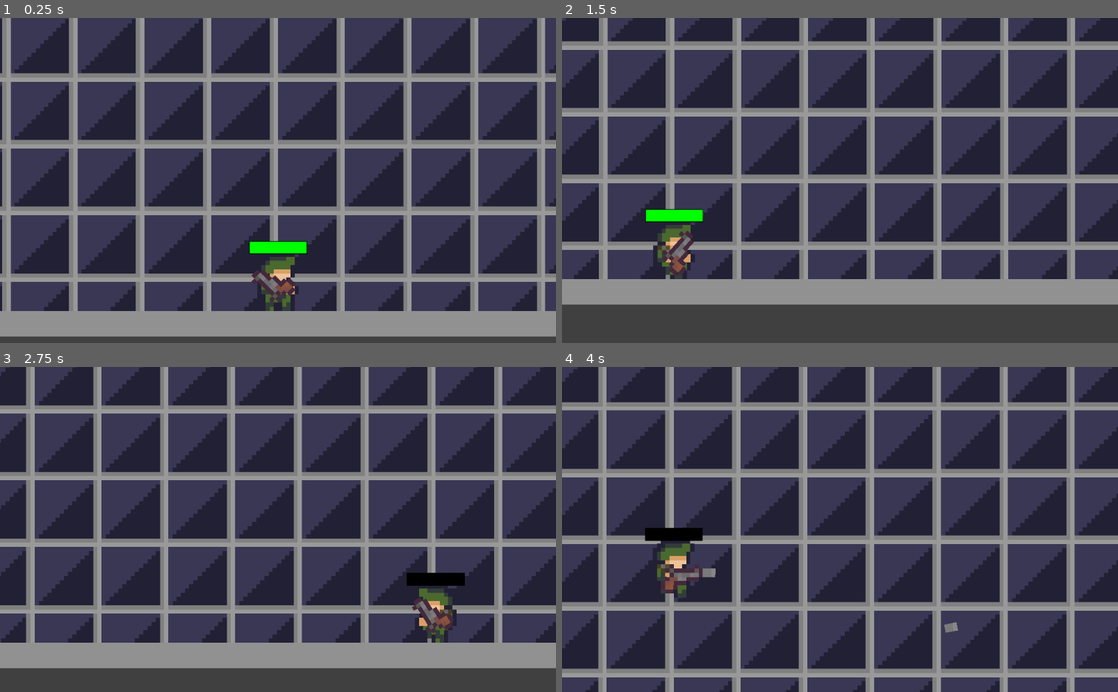
Above: before the commit, frames 1-4 (two rows, left to right).
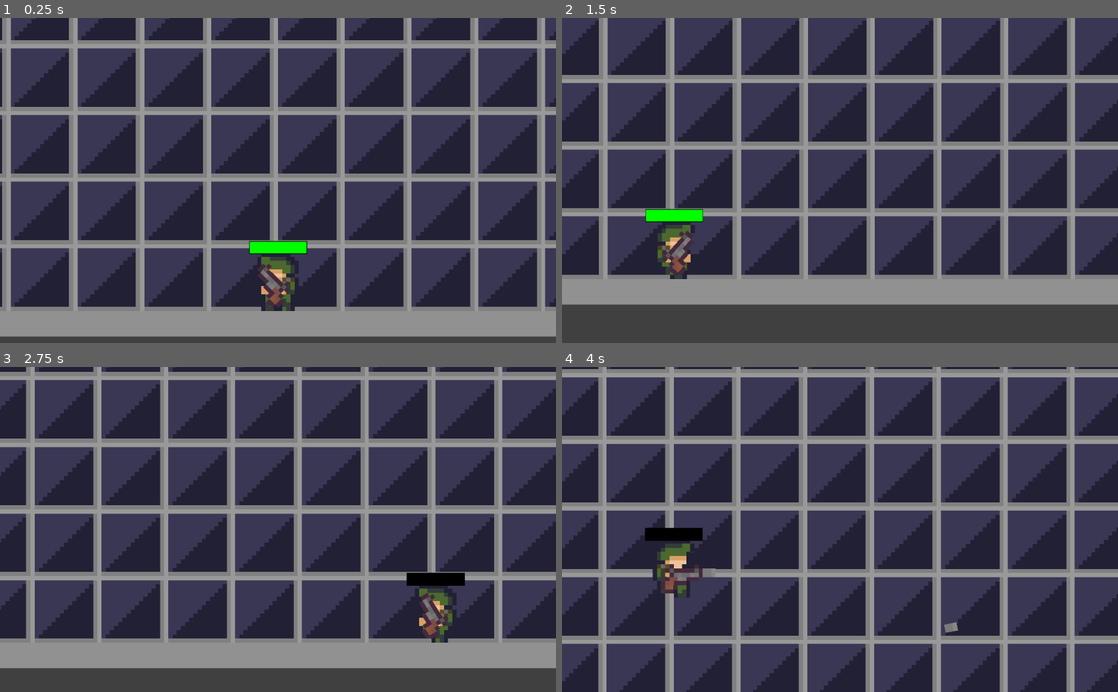
Above: after the commit, the same moments.

Repository: CUBE-The-Final-Shape/Destroying-Horrible
Game: Godot game, scene res://Scenes/Main.tscn
Same seed, same stepped clock (60 frames per second), same inputs: the game is played once before the commit and once after it.
Inputs (mouse positions are in pixels of both pictures, inside the frame that each line leads up to):
- Up to frame 1 (0.25 s): no input
- Up to frame 2 (1.5 s): move the mouse to (962, 164) at 0.52 s; hold Ctrl (crouch) 0.53-1.28 s; hold Right (ui_right) from 0.53 s (still down); tap W (up) at 0.77 s; click (962, 164) at 0.8 s; move the mouse to (728, 196) at 1.27 s; click (728, 196) at 1.35 s
- Up to frame 3 (2.75 s): tap W (up) at 1.52 s; tap K (k) at 1.55 s; move the mouse to (333, 458) at 2.02 s; release Right (ui_right) at 2.03 s; hold Left (ui_left) from 2.03 s (still down); hold K (k) from 2.03 s (still down); tap Ctrl (crouch) at 2.3 s
- Up to frame 4 (4 s): move the mouse to (812, 594) at 2.77 s; release Left (ui_left) at 2.78 s; release K (k) at 2.78 s; hold Right (ui_right) from 2.78 s (still down); tap Ctrl (crouch) at 2.85 s; tap W (up) at 3.02, 3.77 s; click (812, 594) at 3.05 s; move the mouse to (1006, 578) at 3.52 s; press the mouse at (1006, 578) at 3.53 s; tap K (k) at 3.8 s

The runs differ from the first frame. In frame 1, 52% of the frame differs, in the area x 0-100%, y 0-91%; in frame 2, 48%; in frame 3, 51%; in frame 4, 60%, in the area x 0-100%, y 0-100%.

Commit message:
Flipping sprites based on cursor position

Diff:
--- a/Scenes/Main.tscn
+++ b/Scenes/Main.tscn
@@ -12,9 +12,9 @@
 
 [node name="TextureRect" type="TextureRect" parent="."]
 margin_left = -1360.0
-margin_top = 64.0
+margin_top = 72.0
 margin_right = 1944.0
-margin_bottom = 559.0
+margin_bottom = 567.0
 texture = ExtResource( 2 )
 expand = true
 stretch_mode = 2
--- a/Scenes/Revolver.tscn
+++ b/Scenes/Revolver.tscn
@@ -1,14 +1,22 @@
-[gd_scene load_steps=3 format=2]
+[gd_scene load_steps=4 format=2]
 
 [ext_resource path="res://Scripts/gun_script.gd" type="Script" id=1]
 [ext_resource path="res://sprites/military_sprites/weapons/oversizedRevolver.png" type="Texture" id=2]
 
+[sub_resource type="SpriteFrames" id=1]
+animations = [ {
+"frames": [ ExtResource( 2 ) ],
+"loop": true,
+"name": "default",
+"speed": 5.0
+} ]
+
 [node name="Revolver" type="KinematicBody2D"]
 script = ExtResource( 1 )
 
-[node name="Sprite" type="Sprite" parent="."]
+[node name="AnimatedSprite" type="AnimatedSprite" parent="."]
 position = Vector2( 2, 0 )
-texture = ExtResource( 2 )
+frames = SubResource( 1 )
 
 [node name="BulletPoint" type="Node2D" parent="."]
 position = Vector2( 7, -1 )
--- a/Scenes/Shotgun.tscn
+++ b/Scenes/Shotgun.tscn
@@ -27,4 +27,4 @@
 animation = "Idle"
 
 [node name="BulletPoint" type="Node2D" parent="."]
-position = Vector2( 6, -1 )
+position = Vector2( 7, -1 )
--- a/Scenes/player.tscn
+++ b/Scenes/player.tscn
@@ -107,10 +107,9 @@
 smoothing_enabled = true
 
 [node name="WeaponManager" type="Node2D" parent="."]
+position = Vector2( 0, 3 )
 script = ExtResource( 29 )
 
 [node name="Revolver" parent="WeaponManager" instance=ExtResource( 4 )]
-position = Vector2( 0, 3 )
 
 [node name="Shotgun" parent="WeaponManager" instance=ExtResource( 28 )]
-position = Vector2( 2, 3 )
--- a/Scripts/Shotgun.gd
+++ b/Scripts/Shotgun.gd
@@ -1,7 +1,7 @@
 extends KinematicBody2D
 
 export var bullet_speed = 300
-export var fire_rate = 0.2
+export var fire_rate = 0.8
 
 var bullet = preload("res://Scenes/Bullet.tscn")
 var can_fire = true
@@ -11,7 +11,6 @@
 func _process(delta):
 	mouseposition = get_local_mouse_position()
 	rotation+= mouseposition.angle() * 1
-
 
 	if Input.is_action_pressed("fire") and can_fire and is_visible():
 
--- a/Scripts/WeaponManager.gd
+++ b/Scripts/WeaponManager.gd
@@ -3,6 +3,20 @@
 onready var current_weapon = $Revolver
 
 var weapons: Array = []
+
+func _process(delta):
+
+	var mpos = get_global_mouse_position()
+	var pos = global_position
+
+	var rot = rad2deg((mpos - pos).angle())
+
+	if(rot >= -90 and rot <= 90):
+		current_weapon.get_node("AnimatedSprite").flip_v = false
+		current_weapon.get_node("BulletPoint").position = Vector2(7, -1)
+	else:
+		current_weapon.get_node("AnimatedSprite").flip_v = true
+		current_weapon.get_node("BulletPoint").position = Vector2(7, 1)
 
 func _ready():
 	weapons = get_children()
--- a/Scripts/gun_script.gd
+++ b/Scripts/gun_script.gd
@@ -12,8 +12,6 @@
 	mouseposition = get_local_mouse_position()
 	rotation+= mouseposition.angle() * 1
 
-
-
 	if Input.is_action_pressed("fire") and can_fire and is_visible():
 
 		var bullet_instance = bullet.instance()
--- a/Scripts/player.gd
+++ b/Scripts/player.gd
@@ -2,8 +2,6 @@
 
 signal killed()
 signal health_updated(health)
-
-export var right = true
 
 export (int) var speed = 100
 export (int) var jump_strength = 200
@@ -62,33 +60,62 @@
 onready var _animated_sprite = $AnimatedSprite
 
 func _process(_delta):
+	var mpos = get_global_mouse_position()
+	var pos = global_position
+
+	var rot = rad2deg((mpos - pos).angle())
+
 	if Input.is_action_pressed("crouch"):
 		get_node("Collision_Standing").disabled = true
+
+
 		if Input.is_action_pressed("ui_right"):
-			_animated_sprite.play("crouch_right")
-			right = true
+			if(rot >= -90 and rot <= 90):
+				_animated_sprite.play("crouch_right")
+				$".".get_node("AnimatedSprite").flip_h = false
+			else:
+				_animated_sprite.play("crouch_right")
+				$".".get_node("AnimatedSprite").flip_h = true
+
 
 		elif Input.is_action_pressed("ui_left"):
-			_animated_sprite.play("crouch_left")
-			right = false
+			if(rot >= -90 and rot <= 90):
+				_animated_sprite.play("crouch_left")
+				$".".get_node("AnimatedSprite").flip_h = true
+			else:
+				_animated_sprite.play("crouch_left")
+				$".".get_node("AnimatedSprite").flip_h = false
 
-		elif right == true:
+		elif(rot >= -90 and rot <= 90):
 			_animated_sprite.play("crouch_idle_right")
-
+			$".".get_node("AnimatedSprite").flip_h = false
 		else:
 			_animated_sprite.play("crouch_idle_left")
+			$".".get_node("AnimatedSprite").flip_h = false
 	else:
 		get_node("Collision_Standing").disabled = false
+
+
 		if Input.is_action_pressed("ui_right"):
-			_animated_sprite.play("walk_right")
-			right = true
+			if(rot >= -90 and rot <= 90):
+				_animated_sprite.play("walk_right")
+				$".".get_node("AnimatedSprite").flip_h = false
+			else:
+				_animated_sprite.play("walk_right")
+				$".".get_node("AnimatedSprite").flip_h = true
+
 
 		elif Input.is_action_pressed("ui_left"):
-			_animated_sprite.play("walk_left")
-			right = false
+			if(rot >= -90 and rot <= 90):
+				_animated_sprite.play("walk_left")
+				$".".get_node("AnimatedSprite").flip_h = true
+			else:
+				_animated_sprite.play("walk_left")
+				$".".get_node("AnimatedSprite").flip_h = false
 
-		elif right == true:
+		elif(rot >= -90 and rot <= 90):
 			_animated_sprite.play("idle_right")
-
+			$".".get_node("AnimatedSprite").flip_h = false
 		else:
 			_animated_sprite.play("idle_left")
+			$".".get_node("AnimatedSprite").flip_h = false
